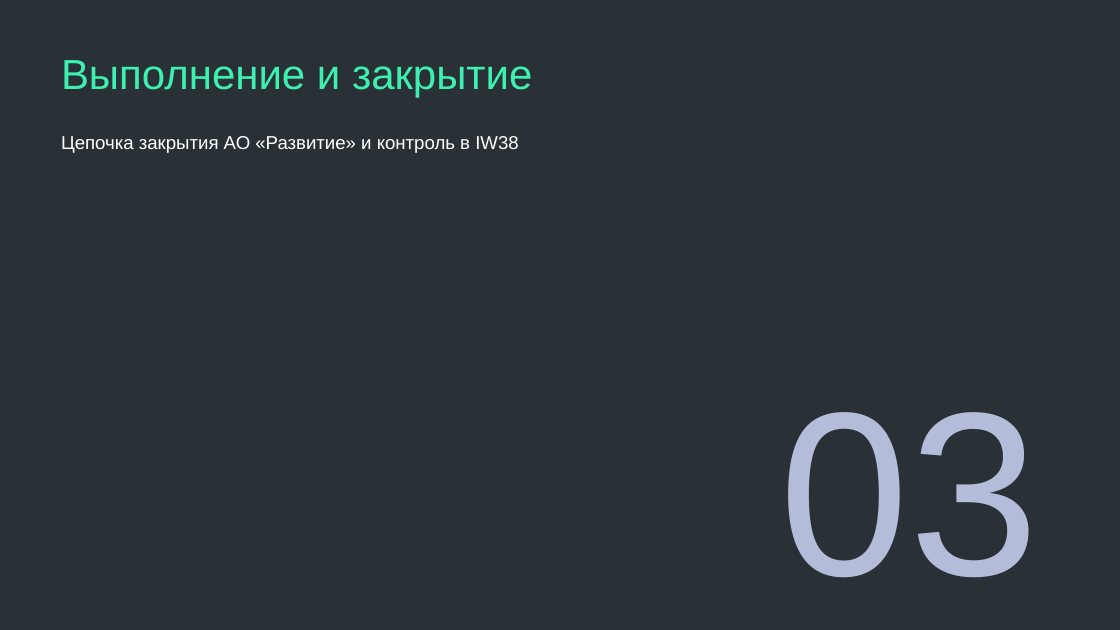
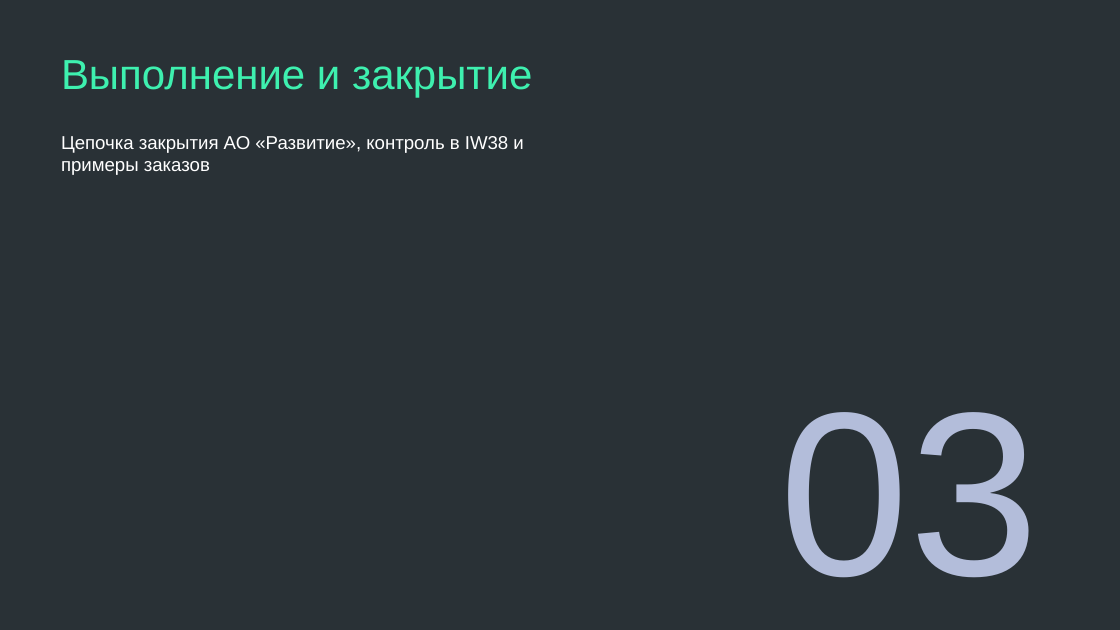
Before and after one commit to victorekuznetsov/TZ, a slide deck: slide 14 of exports/SAP_TORO_metodichka_planirovshika.pptx (slide 10 before the commit). Drawn at 1120x630 pixels with LibreOffice and Linux fonts; fonts in the diff are those of the drawing; background and template pictures are left out. Boxes give left, top, right and bottom in pixels: in the first picture for what was removed or moved away, otherwise in the second. Text is boxed around its words. In the diff, an @@ line names an element or a change of style, - is before the commit and + after.

```diff
--- a/exports/SAP_TORO_metodichka_planirovshika.pptx
+++ b/exports/SAP_TORO_metodichka_planirovshika.pptx
@@ text at <box>61,136,523,175</box>: text changed @@
-Цепочка закрытия АО «Развитие» и контроль в IW38
+Цепочка закрытия АО «Развитие», контроль в IW38 и примеры заказов
```
Also in this commit, not shown: 1 other slide changed, 8 slides added, 1 slide removed, 1 other file.
